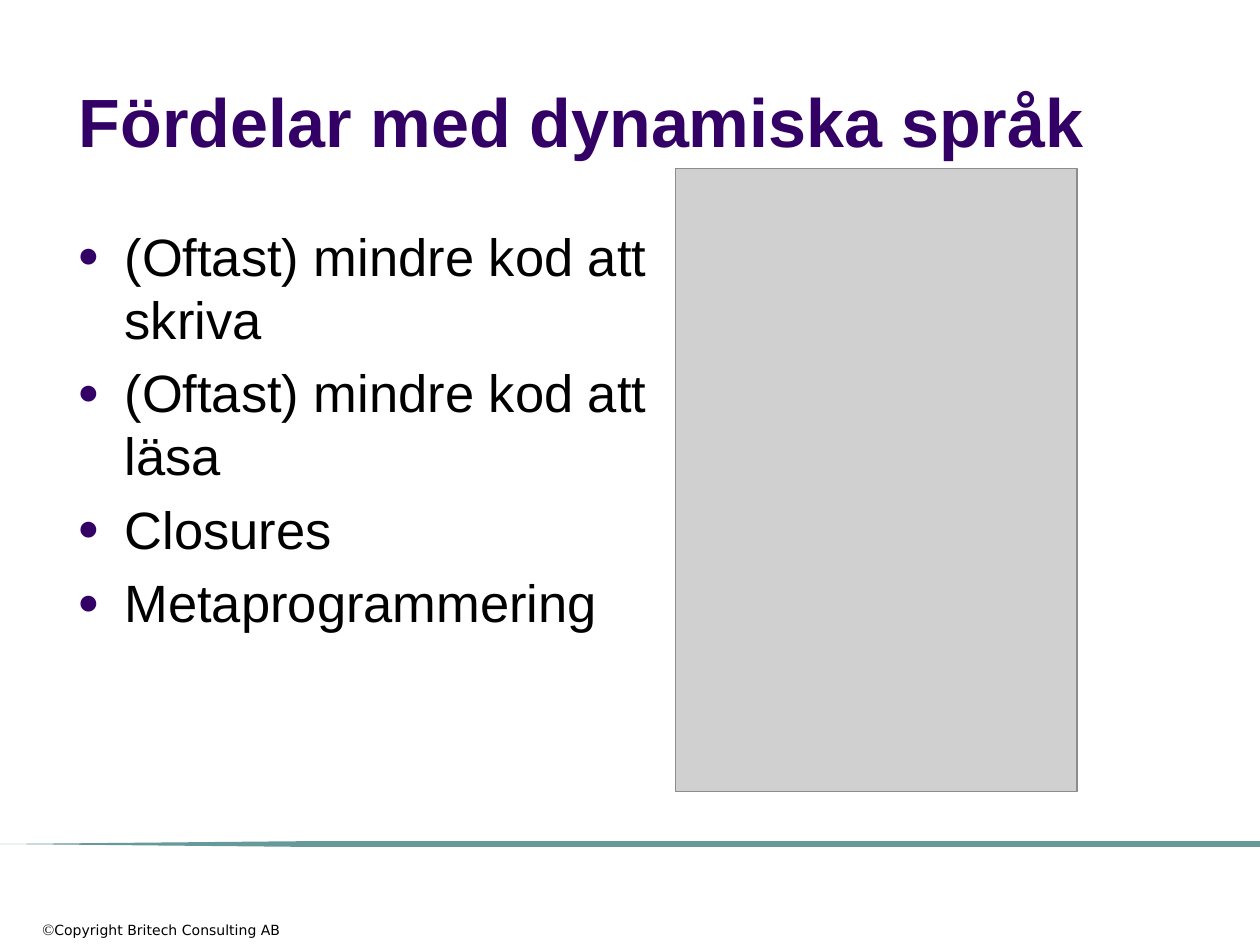
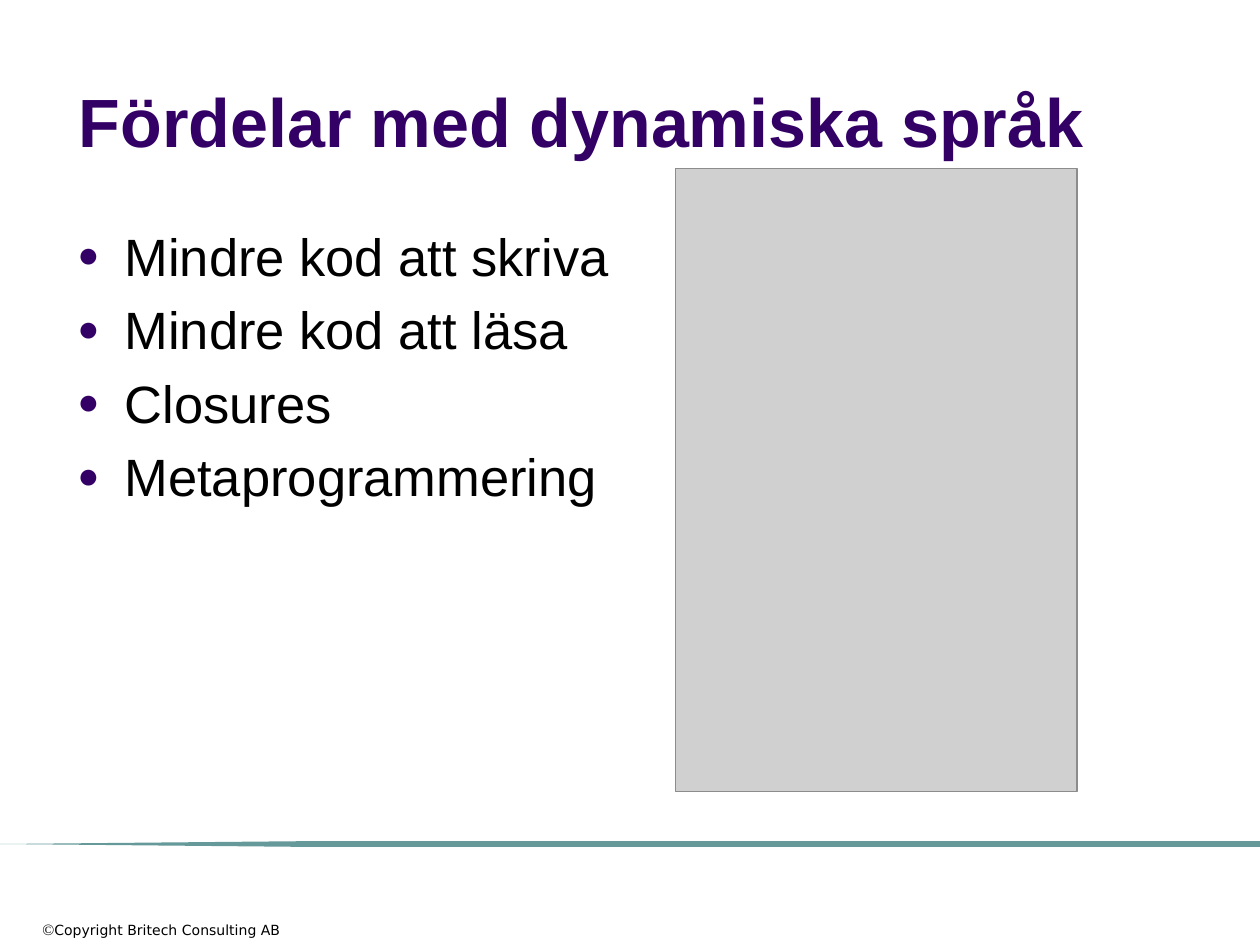
Before and after one commit to me97esn/groovyseminarium, a slide deck: slide 26 of groovyseminarie/dokument/groovyseminarium_source_w_logo.pptx (slide 11 before the commit). Drawn at 1260x945 pixels with LibreOffice and Linux fonts; fonts in the diff are those of the drawing; grey boxes stand for pictures; background and template pictures are left out. Boxes give left, top, right and bottom in pixels: in the first picture for what was removed or moved away, otherwise in the second. Text is boxed around its words. In the diff, an @@ line names an element or a change of style, - is before the commit and + after.

```diff
--- a/groovyseminarie/dokument/groovyseminarium_source_w_logo.pptx
+++ b/groovyseminarie/dokument/groovyseminarium_source_w_logo.pptx
@@ text at [125, 238, 608, 350]: text changed @@
-● (Oftast) mindre kod att skriva
-● (Oftast) mindre kod att läsa
+● Mindre kod att skriva
+● Mindre kod att läsa
```
Also in this commit, not shown: 8 other slides changed, 34 slides added, 14 slides removed, 1 other file.
